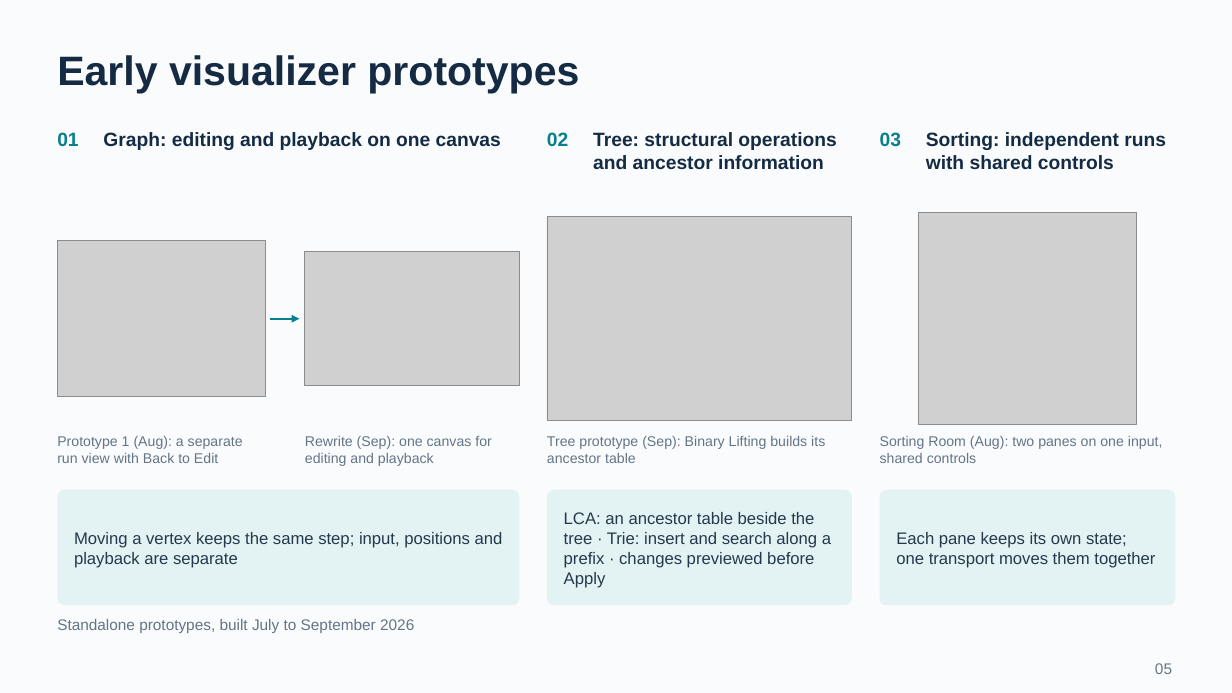
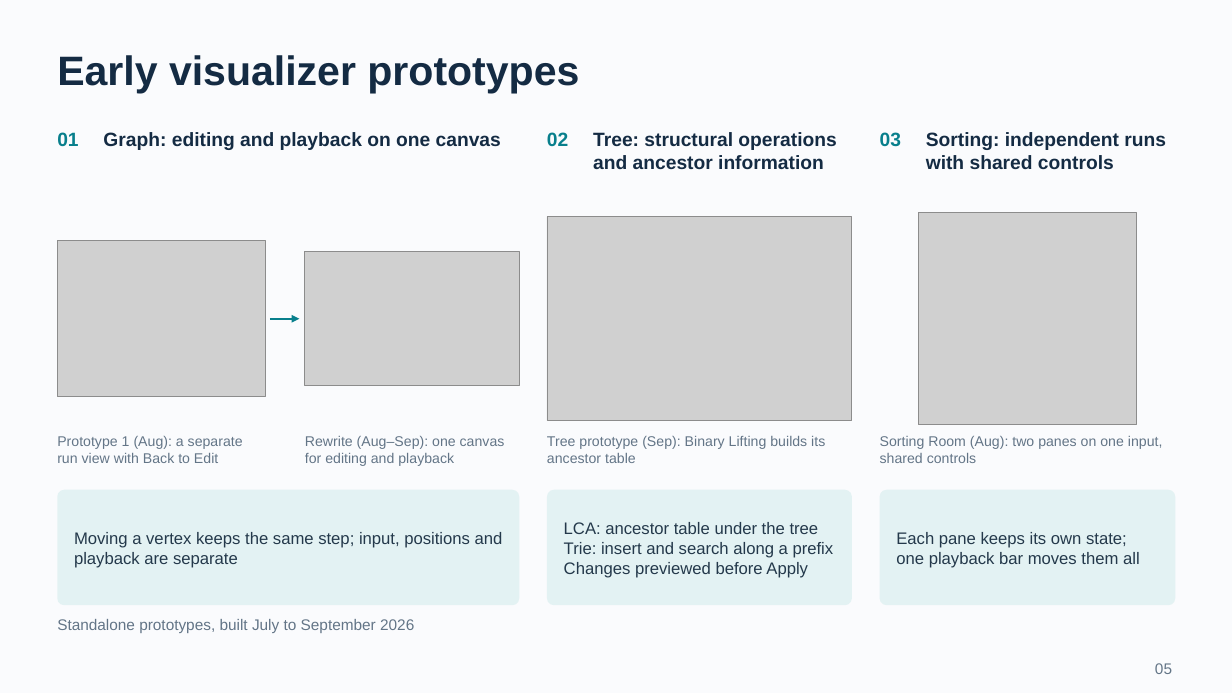
Before and after one commit to BJoozz/docsforfyp, a slide deck: slide 5 of presentation/VisuAlgo_CA_Presentation.pptx. Drawn at 1232x693 pixels with LibreOffice and Linux fonts; fonts in the diff are those of the drawing; grey boxes stand for pictures. Boxes give left, top, right and bottom in pixels: in the first picture for what was removed or moved away, otherwise in the second. Text is boxed around its words. In the diff, an @@ line names an element or a change of style, - is before the commit and + after.

```diff
--- a/presentation/VisuAlgo_CA_Presentation.pptx
+++ b/presentation/VisuAlgo_CA_Presentation.pptx
@@ text at (305, 436, 505, 466): text changed @@
-Rewrite (Sep): one canvas for editing and playback
+Rewrite (Aug–Sep): one canvas for editing and playback
@@ text in rounded rectangle at (564, 522, 834, 578): text changed @@
-LCA: an ancestor table beside the tree · Trie: insert and search along a prefix · changes previewed before Apply
+LCA: ancestor table under the tree
+Trie: insert and search along a prefix
+Changes previewed before Apply
@@ text in rounded rectangle at (896, 532, 1140, 568): text changed @@
-Each pane keeps its own state; one transport moves them together
+Each pane keeps its own state; one playback bar moves them all
```
Also in this commit, not shown: 8 other slides changed, 18 other files.
